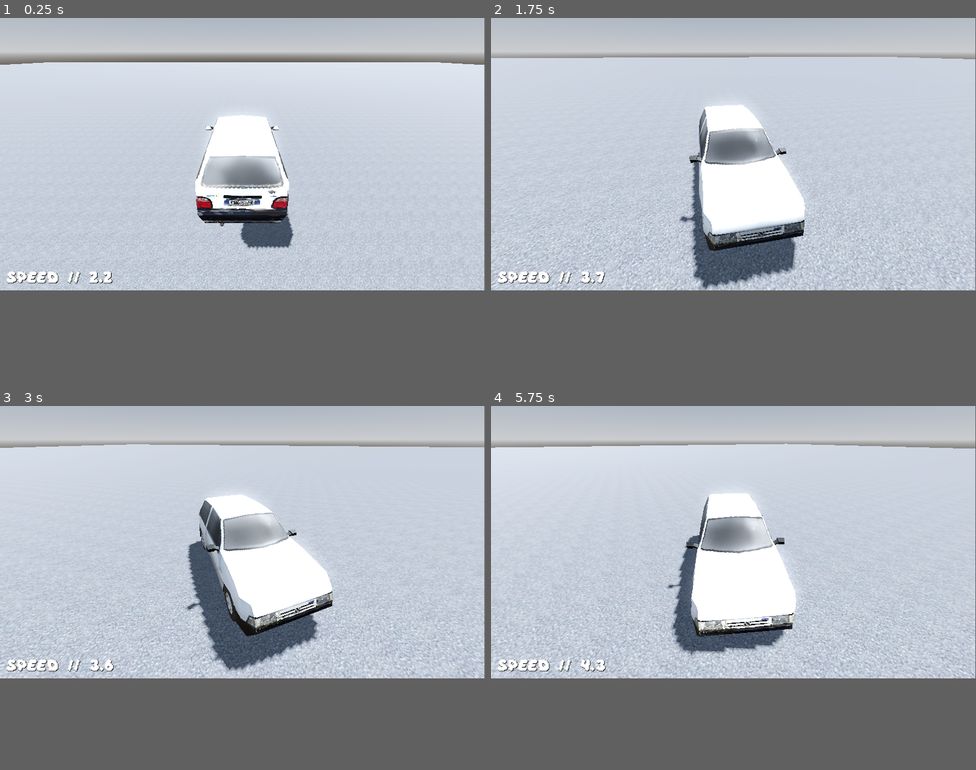
Above: before the commit, frames 1-4 (two rows, left to right).
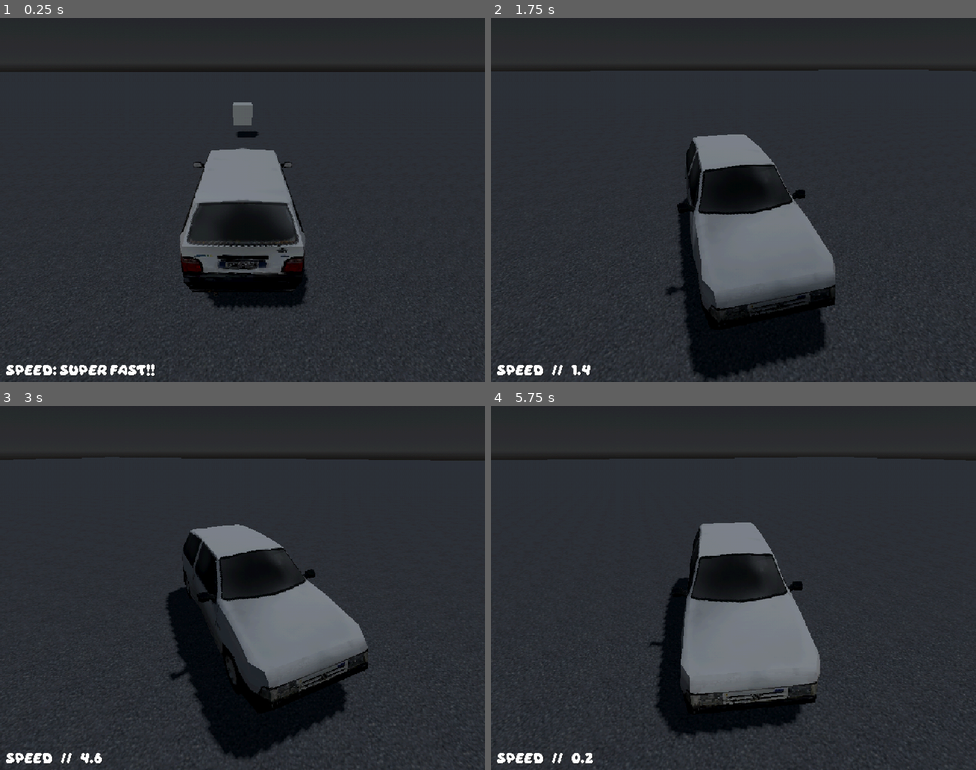
Above: after the commit, the same moments.

Repository: worghet/P06___CARVIBES
Game: Godot game, scene res://scenes/game.tscn
Two runs of this game, one before a commit and one after it. Both use one fixed random seed, a clock stepped at 60 frames per second and the inputs below.
Inputs (mouse positions are in pixels of both pictures, inside the frame that each line leads up to):
- Up to frame 1 (0.25 s): no input
- Up to frame 2 (1.75 s): move the mouse to (840, 141) at 0.52 s; hold D (right) 0.53-1.28 s; click (840, 141) at 0.67 s; move the mouse to (636, 167) at 1.27 s; hold S (backward) from 1.28 s (still down); click (636, 167) at 1.42 s
- Up to frame 3 (3 s): move the mouse to (291, 482) at 2.02 s; release S (backward) at 2.03 s; hold D (right) 2.03-2.78 s; click (291, 482) at 2.17 s; move the mouse to (218, 595) at 2.77 s; hold W (forward) from 2.78 s (still down); click (218, 595) at 2.92 s
- Up to frame 4 (5.75 s): move the mouse to (879, 584) at 3.52 s; release W (forward) at 3.53 s; hold A (left) 3.53-5.03 s; click (879, 584) at 3.67 s; tap Escape (escape, bound only after the commit) at 4.15 s; move the mouse to (588, 500) at 4.27 s; click (588, 500) at 4.42 s; move the mouse to (757, 540) at 5.02 s; hold S (backward) from 5.03 s (still down); click (757, 540) at 5.17 s
In our replay, the window is 799x449 before the commit and 800x600 after it. These sizes can differ from the game's own. Grey fills any space a smaller window leaves; there, only what the larger window draws over its background counts as a difference.

The runs differ from the first frame. In frame 1, 75% of the frame differs, in the area x 0-100%, y 0-99%; in frame 2, 79%, in the area x 0-100%, y 0-100%; in frame 3, 79%; in frame 4, 78%.

Commit message:
added ps1 shader
followed video by DevPoodle

Diff:
--- a/carvibes/project.godot
+++ b/carvibes/project.godot
@@ -13,6 +13,12 @@
 config/name="carvibes"
 run/main_scene="uid://bgjqlmctbc56w"
 config/features=PackedStringArray("4.4", "Forward Plus")
+
+[display]
+
+window/size/viewport_width=1280
+window/size/viewport_height=960
+window/stretch/mode="viewport"
 
 [input]
 
@@ -41,3 +47,24 @@
 "events": [Object(InputEventKey,"resource_local_to_scene":false,"resource_name":"","device":-1,"window_id":0,"alt_press …(191 unchanged characters)…
 ]
 }
+escape={
+"deadzone": 0.2,
+"events": [Object(InputEventKey,"resource_local_to_scene":false,"resource_name":"","device":-1,"window_id":0,"alt_pressed":false,"shift_pressed":false,"ctrl_pressed":false,"meta_pressed":false,"pressed":false,"keycode":0,"physical_keycode":4194305,"key_label":0,"unicode":0,"location":0,"echo":false,"script":null)
+]
+}
+
+[rendering]
+
+shading/overrides/force_vertex_shading=true
+anti_aliasing/screen_space_roughness_limiter/enabled=false
+
+[shader_globals]
+
+resolution={
+"type": "vec2",
+"value": Vector2(960, 720)
+}
+colour_depth={
+"type": "float",
+"value": 64.0
+}
--- a/carvibes/scenes/car.tscn
+++ b/carvibes/scenes/car.tscn
@@ -6,6 +6,50 @@
 
 [sub_resource type="BoxShape3D" id="BoxShape3D_iywne"]
 size = Vector3(1.75391, 1.60168, 4.24841)
+
+[sub_resource type="Shader" id="Shader_50v30"]
+code = "shader_type spatial;
+render_mode unshaded, fog_disabled;
+
+global uniform vec2 resolution;
+global uniform float colour_depth;
+
+uniform sampler2D screen_texture: hint_screen_texture, filter_nearest;
+uniform float dither_amount: hint_range(0.0, 1.0, 0.01) = 0.5;
+
+const mat4 bayer_matrix = (1.0 / 16.0) * mat4(
+	vec4(0.0, 8.0, 2.0, 10.0),
+	vec4(12.0, 4.0, 14.0, 6.0),
+	vec4(3.0, 11.0, 1.0, 9.0),
+	vec4(15.0, 7.0, 13.0, 9.0)
+) - 0.5;
+
+void vertex() {
+	POSITION = vec4(VERTEX.xy, 1.0, 1.0);
+}
+
+void fragment() {
+	vec2 uv = floor(SCREEN_UV * resolution) / resolution;
+	ivec2 int_uv = ivec2(uv * resolution);
+	vec3 color = texture(screen_texture, uv).rgb;
+	vec3 dithered_color = color + bayer_matrix[int_uv.x % 4][int_uv.y % 4] / colour_depth * dither_amount;
+	vec3 quantized_color = round(dithered_color * colour_depth) / colour_depth;
+	ALBEDO = quantized_color;
+}
+
+//void light() {
+//	// Called for every pixel for every light affecting the material.
+//	// Uncomment to replace the default light processing function with this one.
+//}"
+
+[sub_resource type="ShaderMaterial" id="ShaderMaterial_jtldb"]
+render_priority = 0
+shader = SubResource("Shader_50v30")
+shader_parameter/dither_amount = 0.5
+
+[sub_resource type="QuadMesh" id="QuadMesh_3mrxu"]
+flip_faces = true
+size = Vector2(2, 2)
 
 [node name="car" type="VehicleBody3D"]
 script = ExtResource("1_50v30")
@@ -54,3 +98,9 @@
 
 [node name="camera" type="Camera3D" parent="camera_pivot"]
 transform = Transform3D(-1, 0, -8.74228e-08, -4.37114e-08, 0.866025, 0.5, 7.57103e-08, 0.5, -0.866025, 0, 2.49489, -4.02142)
+
+[node name="MeshInstance3D" type="MeshInstance3D" parent="camera_pivot/camera"]
+transform = Transform3D(1.36602, 3.55271e-15, -1.56319e-13, 6.03961e-14, 0.693721, -3.57628e-07, 1.13687e-13, 2.98023e-08, 2.9208, 7.72548e-08, 0.0352123, -0.88369)
+material_override = SubResource("ShaderMaterial_jtldb")
+extra_cull_margin = 16384.0
+mesh = SubResource("QuadMesh_3mrxu")
--- a/carvibes/scenes/game.tscn
+++ b/carvibes/scenes/game.tscn
@@ -28,6 +28,44 @@
 [sub_resource type="ConcavePolygonShape3D" id="ConcavePolygonShape3D_yqjtg"]
 data = PackedVector3Array(-125, 0.25, 125, 125, 0.25, 125, -125, -0.25, 125, 125, 0.25, 125, 125, -0.25, 125, -125, -0. …(536 unchanged characters)…
 
+[sub_resource type="Shader" id="Shader_lnu2h"]
+code = "shader_type spatial;
+render_mode world_vertex_coords, specular_disabled, vertex_lighting;
+
+global uniform vec2 resolution;
+uniform sampler2D color_texture: source_color, filter_nearest;
+uniform float vertex_wobble: hint_range(0.0, 1.0, 0.01) = 1.0;
+uniform float affine_mapping: hint_range(0.0, 1.0, 0.01) = 1.0;
+varying vec2 original_uv;
+
+void vertex() {
+	vec4 position = PROJECTION_MATRIX * VIEW_MATRIX * vec4(VERTEX, 1.0);
+	vec2 snapping = resolution * vertex_wobble;
+	vec2 screen_position = round(position.xy * snapping) / snapping;
+	POSITION = vec4(screen_position, position.zw);
+
+	original_uv = UV;
+	UV *= (VIEW_MATRIX * vec4(VERTEX, 1.0)).z;
+}
+
+void fragment() {
+	vec2 uv = mix(original_uv, UV / VERTEX.z, affine_mapping);
+	ALBEDO = texture(color_texture, uv).rgb;
+}
+
+//void light() {
+//	// Called for every pixel for every light affecting the material.
+//	// Uncomment to replace the default light processing function with this one.
+//}"
+
+[sub_resource type="ShaderMaterial" id="ShaderMaterial_iywne"]
+render_priority = 0
+shader = SubResource("Shader_lnu2h")
+shader_parameter/vertex_wobble = 1.0
+shader_parameter/affine_mapping = 1.0
+
+[sub_resource type="BoxMesh" id="BoxMesh_lbhrr"]
+
 [node name="game" type="Node3D"]
 
 [node name="ui" type="Control" parent="."]
@@ -38,6 +76,7 @@
 grow_horizontal = 2
 grow_vertical = 2
 size_flags_horizontal = 4
+mouse_filter = 2
 
 [node name="margin" type="MarginContainer" parent="ui"]
 layout_mode = 1
@@ -75,4 +114,9 @@
 shape = SubResource("ConcavePolygonShape3D_yqjtg")
 
 [node name="car" parent="." instance=ExtResource("2_yqjtg")]
-transform = Transform3D(1, 0, 0, 0, 1, 0, 0, 0, 1, 0, 3.96509, 0)
+transform = Transform3D(1, 0, 0, 0, 1, 0, 0, 0, 1, 0, 1.66654, 0)
+
+[node name="MeshInstance3D" type="MeshInstance3D" parent="."]
+transform = Transform3D(1, 0, 0, 0, 1, 0, 0, 0, 1, 0, 1.4813, 9.59278)
+material_override = SubResource("ShaderMaterial_iywne")
+mesh = SubResource("BoxMesh_lbhrr")
--- a/carvibes/scripts/camera_pivot.gd
+++ b/carvibes/scripts/camera_pivot.gd
@@ -5,18 +5,34 @@
 @export var smooth_speed = 2.5
 
 
+var rotating_w_mouse = false
+
 
 func _physics_process(delta: float) -> void:
 	var current_velocity = get_parent().get_linear_velocity()
 	current_velocity.y = 0
 
 
-	if current_velocity.length_squared() > 1:
+	if current_velocity.length_squared() > 1 and !rotating_w_mouse:
 		direction = lerp(direction, -current_velocity.normalized(), smooth_speed*delta)
 
 	# set pivot to move
 
 	global_transform.basis = get_rotation_from_direction(direction)
+
+func _unhandled_input(event: InputEvent) -> void:
+
+	if Input.is_mouse_button_pressed(MOUSE_BUTTON_LEFT):
+		Input.set_mouse_mode(Input.MOUSE_MODE_CAPTURED)
+	elif Input.is_action_just_pressed("escape"):
+		Input.set_mouse_mode(Input.MOUSE_MODE_VISIBLE)
+#
+	#if Input.MOUSE_MODE_CAPTURED and Input.is_mouse_button_pressed(MOUSE_BUTTON_RIGHT):
+		#rotating_w_mouse = true
+		#rotate_y(0.4*delta)
+	#else:
+		#rotating_w_mouse = false
+
 
 func get_rotation_from_direction(look_direction : Vector3) -> Basis:
 	look_direction = look_direction.normalized()
--- a/carvibes/scripts/car.gd
+++ b/carvibes/scripts/car.gd
@@ -3,8 +3,12 @@
 var max_rpm = 500
 var max_torque = 200
 
+
+var max_wheel_turn = 0.45 # max wheel turn angle
+var steering_speed = 5 # how fast to get to the max wheel turn
+
 func _process(delta: float) -> void:
-	steering = lerp(steering, Input.get_axis("right", "left") * 0.4, 5*delta)
+	steering = lerp(steering, Input.get_axis("right", "left") * max_wheel_turn, delta * steering_speed)
 
 	var acceleration = Input.get_axis("backward", "forward") # * 100
 
@@ -20,6 +24,20 @@
 		#linear_velocity = linear_velocity.linear_interpolate(Vector3.ZERO, 5 * delta)
 
 
+func _input(event: InputEvent) -> void:
+	pass
+
+func _unhandled_input(event: InputEvent) -> void:
+
+	if Input.is_mouse_button_pressed(MOUSE_BUTTON_LEFT):
+		Input.set_mouse_mode(Input.MOUSE_MODE_CAPTURED)
+	elif Input.is_action_just_pressed("escape"):
+		Input.set_mouse_mode(Input.MOUSE_MODE_VISIBLE)
+			#
+		#) = Input.MOUSE_MODE_CAPTURED
+		#
+		#print("move cam now")
+
 
 
 	get_parent().get_child(0).get_child(0).get_child(0).text = "SPEED   //   " + str(linear_velocity.length()).pad_decimals(1)
Not shown: 1 places in carvibes/scenes/car.tscn that only renumber resources
Not shown: 1 places in carvibes/scenes/game.tscn that only renumber resources
